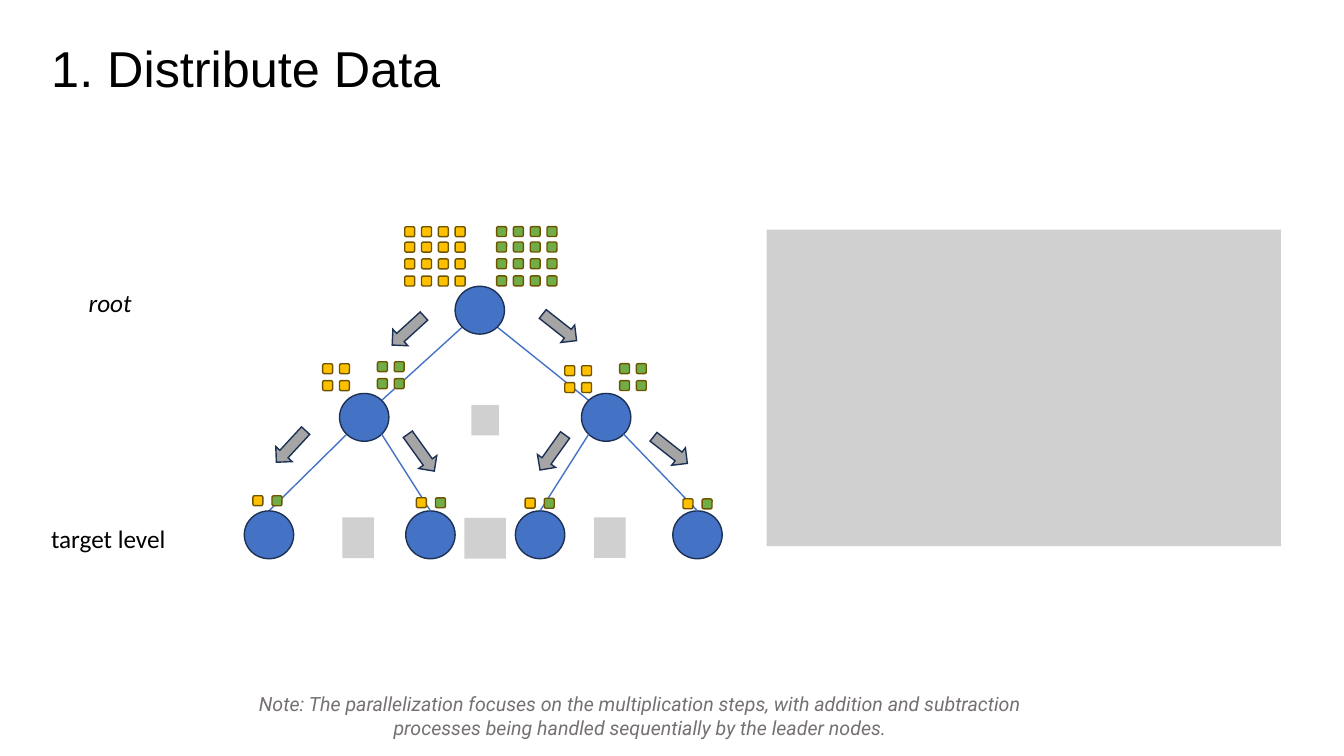
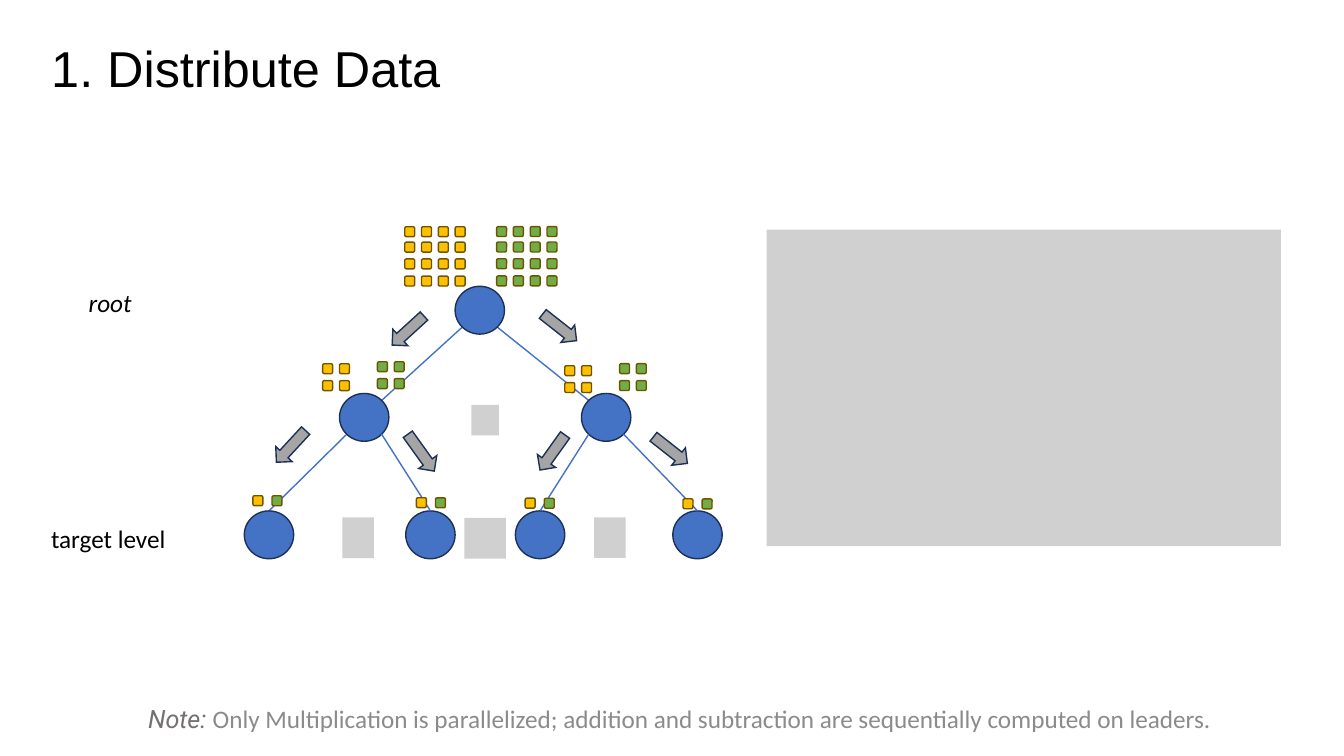
Before and after one commit to zhuliang21/Parallel-Matrix-Multiplication, a slide deck: slide 5 of powerpoint/Pre.pptx. Drawn at 1344x756 pixels with LibreOffice and Linux fonts; fonts in the diff are those of the drawing; grey boxes stand for pictures. Boxes give left, top, right and bottom in pixels: in the first picture for what was removed or moved away, otherwise in the second. Text is boxed around its words. In the diff, an @@ line names an element or a change of style, - is before the commit and + after.

```diff
--- a/powerpoint/Pre.pptx
+++ b/powerpoint/Pre.pptx
@@ text at <box>148,710,1211,732</box>: text changed; size 14 to 18 pt; font Roboto to Calibri; text colour #767171 to #8C8C8C; italic off @@
-Note: The parallelization focuses on the multiplication steps, with addition and subtraction processes being handled sequentially by the leader nodes.
+Note: Only Multiplication is parallelized; addition and subtraction are sequentially computed on leaders.
```
Also in this commit, not shown: 6 other slides changed, 6 other files.
